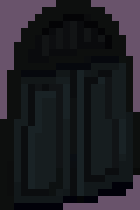
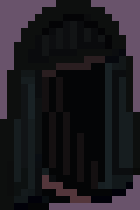
The second (140, 210) image is a revision of the first. Changes to its layers:
moved "TowerDoor01.png" above "TowerDoor02.png", painted on it over [14, 49, 133, 210]
moved "TowerDoor02.png" above "TowerDoor03.png", painted on it over [14, 49, 133, 210]
moved "TowerDoor03.png" above "TowerDoor04.png", painted on it over [14, 49, 133, 210]
painted on "TowerDoor04.png" over [49, 182, 126, 210]
